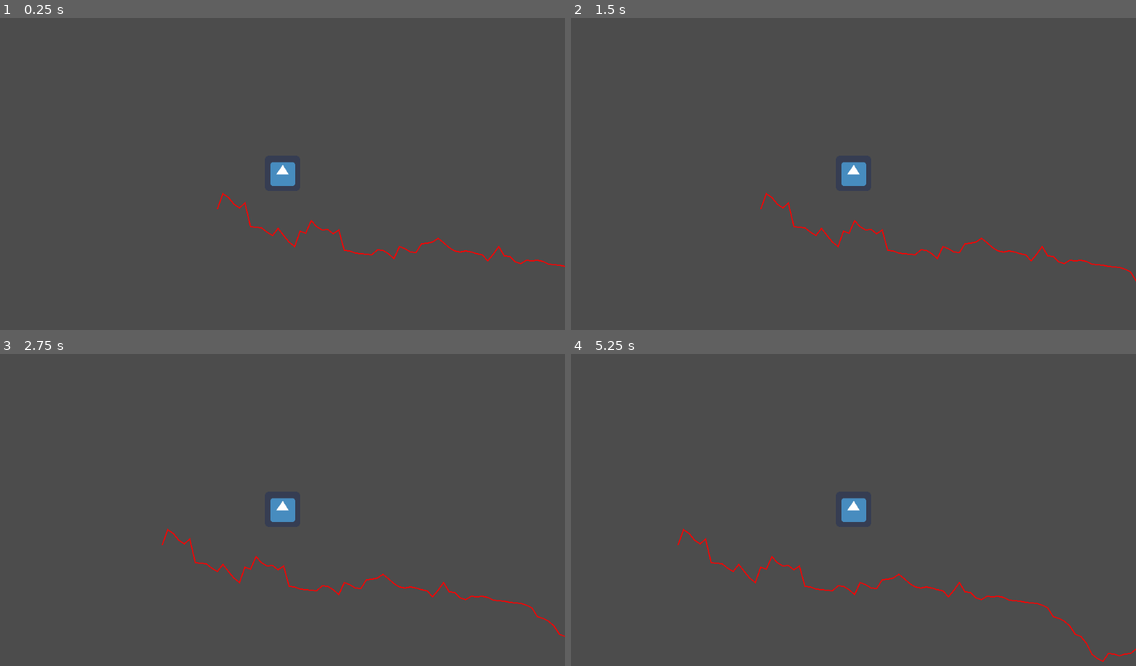
Above: before the commit, frames 1-4 (two rows, left to right).
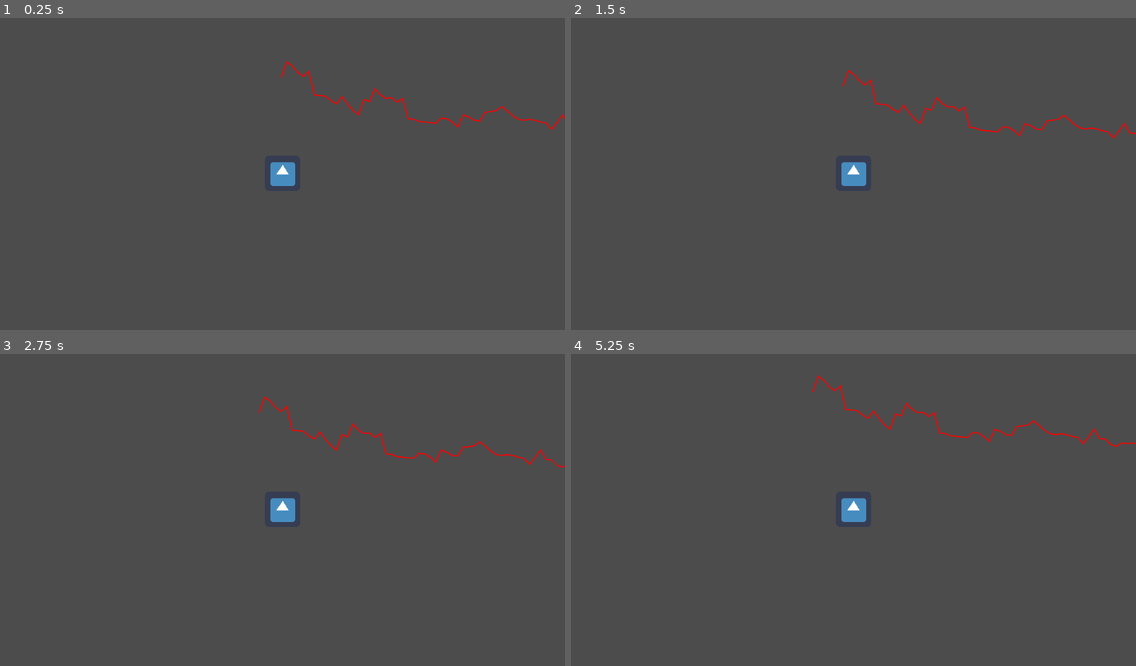
Above: after the commit, the same moments.

Repository: majormunky/advent_of_code
Game: Godot game, scene res://World.tscn
The game is run twice, just before and just after one commit, with the same random seed, the same clock (stepped at 60 frames per second) and the same inputs. The engine's default icon, where the game draws it, is replaced by a stand-in: a white triangle on a blue panel in a dark square.
Inputs:
- Up to frame 1 (0.25 s): no input
- Up to frame 2 (1.5 s): no input
- Up to frame 3 (2.75 s): no input
- Up to frame 4 (5.25 s): no input

The runs differ from the first frame. In frame 1, 0.8% of the frame differs, in the area x 38-100%, y 13-80%; in frame 2, 0.8%; in frame 3, 0.9%; in frame 4, 1.0%, in the area x 18-100%, y 6-99%.

Commit message:
Setup the submarine to use a pathfollow2d, still not working right though

Diff:
--- a/2021/godot/day1/Submarine.gd
+++ /dev/null
@@ -1,33 +0,0 @@
-extends KinematicBody2D
-
-onready var ray = $RayCast2D
-var velocity = Vector2.ZERO
-var current_y
-var collide_point_y = null
-const SPEED = 40
-
-# Called when the node enters the scene tree for the first time.
-func _ready():
-	current_y = global_position.y
-	velocity = Vector2(SPEED, 0)
-
-
-func _physics_process(delta):
-	var line_point = ray.get_collision_point()
-	print(ray.is_colliding())
-	print(line_point)
-	if collide_point_y == null:
-		collide_point_y = line_point.y
-	else:
-		if collide_point_y < line_point.y:
-			collide_point_y = line_point.y
-			velocity.y = 10
-		elif collide_point_y > line_point.y:
-			collide_point_y = line_point.y
-			velocity.y = -10
-	velocity = move_and_slide(velocity)
-
-
-# Called every frame. 'delta' is the elapsed time since the previous frame.
-#func _process(delta):
-#	pass
--- a/2021/godot/day1/Submarine.tscn
+++ b/2021/godot/day1/Submarine.tscn
@@ -1,13 +1,11 @@
-[gd_scene load_steps=4 format=2]
+[gd_scene load_steps=3 format=2]
 
 [ext_resource path="res://icon.png" type="Texture" id=1]
-[ext_resource path="res://Submarine.gd" type="Script" id=2]
 
 [sub_resource type="CircleShape2D" id=1]
 radius = 20.0998
 
 [node name="Submarine" type="KinematicBody2D"]
-script = ExtResource( 2 )
 
 [node name="Sprite" type="Sprite" parent="."]
 texture = ExtResource( 1 )
@@ -17,7 +15,4 @@
 
 [node name="Camera2D" type="Camera2D" parent="."]
 current = true
-
-[node name="RayCast2D" type="RayCast2D" parent="."]
-cast_to = Vector2( 0, 100 )
-collide_with_areas = true
+smoothing_speed = 25.0
--- a/2021/godot/day1/World.gd
+++ b/2021/godot/day1/World.gd
@@ -1,6 +1,12 @@
 extends Node2D
 
 onready var line = $Line2D
+onready var path = $Path2D
+onready var path_follow = $Path2D/PathFollow2D
+onready var submarine = $Path2D/PathFollow2D/Submarine
+
+func _process(delta):
+	path_follow.offset += 25 * delta
 
 
 func _ready():
@@ -13,6 +19,8 @@
 
 	print("Points Loaded: ", len(points))
 
+	submarine.global_position = Vector2(0, points[0])
+
 	for y_pos in points:
 		y_pos = int(y_pos)
 
@@ -23,7 +31,9 @@
 		if y_pos > max_point:
 			max_point = y_pos
 
-		line.add_point(Vector2(x_pos, y_pos))
+		var new_point = Vector2(x_pos, y_pos)
+		line.add_point(new_point)
+		path.curve.add_point(new_point)
 		x_pos += 10
 
 	print("Min: ", min_point, " Max: ", max_point)
--- a/2021/godot/day1/World.tscn
+++ b/2021/godot/day1/World.tscn
@@ -1,7 +1,12 @@
-[gd_scene load_steps=3 format=2]
+[gd_scene load_steps=4 format=2]
 
 [ext_resource path="res://World.gd" type="Script" id=1]
 [ext_resource path="res://Submarine.tscn" type="PackedScene" id=2]
+
+[sub_resource type="Curve2D" id=1]
+_data = {
+"points": PoolVector2Array(  )
+}
 
 [node name="World" type="Node2D"]
 script = ExtResource( 1 )
@@ -10,5 +15,13 @@
 width = 2.0
 default_color = Color( 1, 0, 0, 1 )
 
-[node name="Submarine" parent="." instance=ExtResource( 2 )]
+[node name="Path2D" type="Path2D" parent="."]
+curve = SubResource( 1 )
+
+[node name="PathFollow2D" type="PathFollow2D" parent="Path2D"]
+rotate = false
+cubic_interp = false
+loop = false
+
+[node name="Submarine" parent="Path2D/PathFollow2D" instance=ExtResource( 2 )]
 position = Vector2( 108, 115 )
